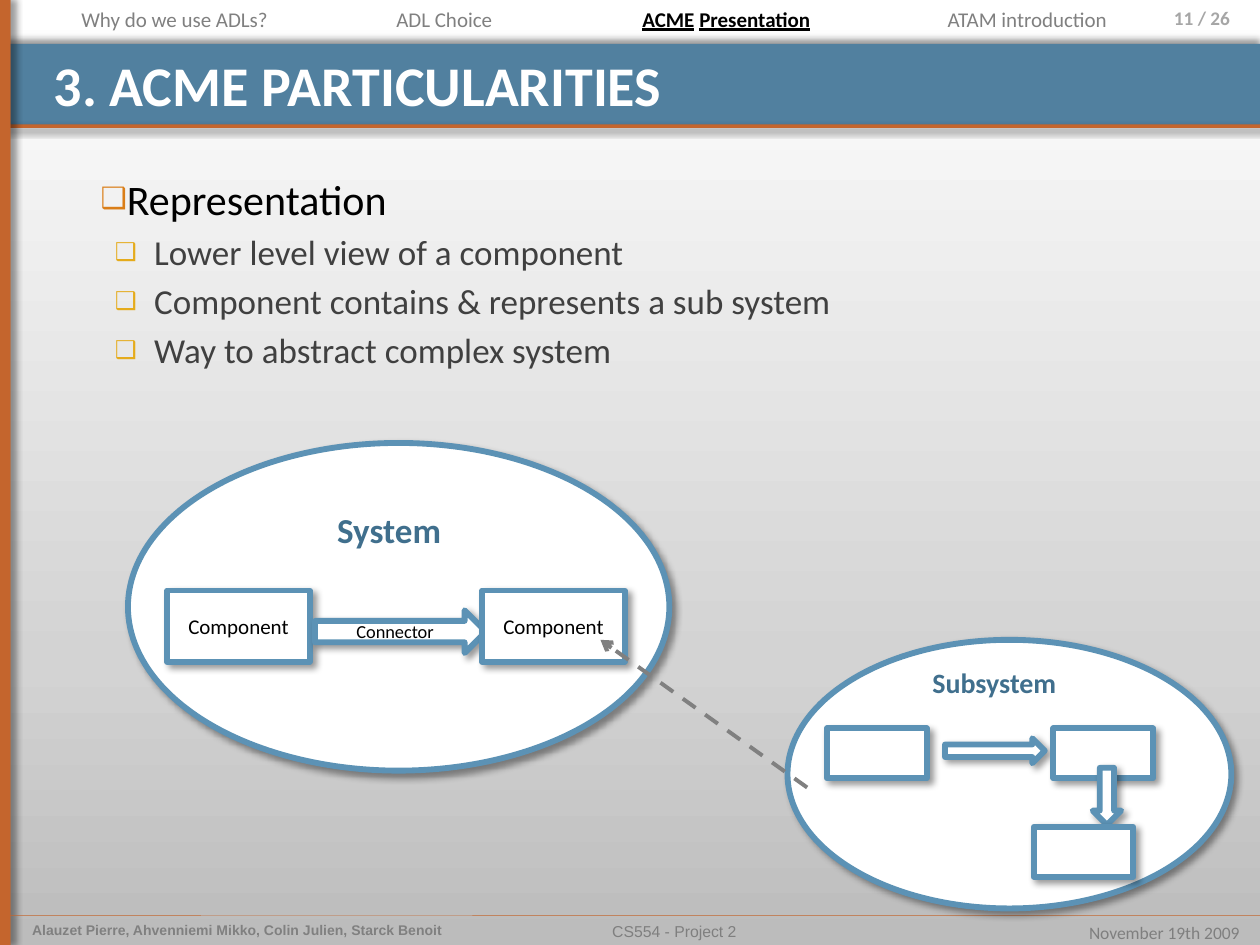
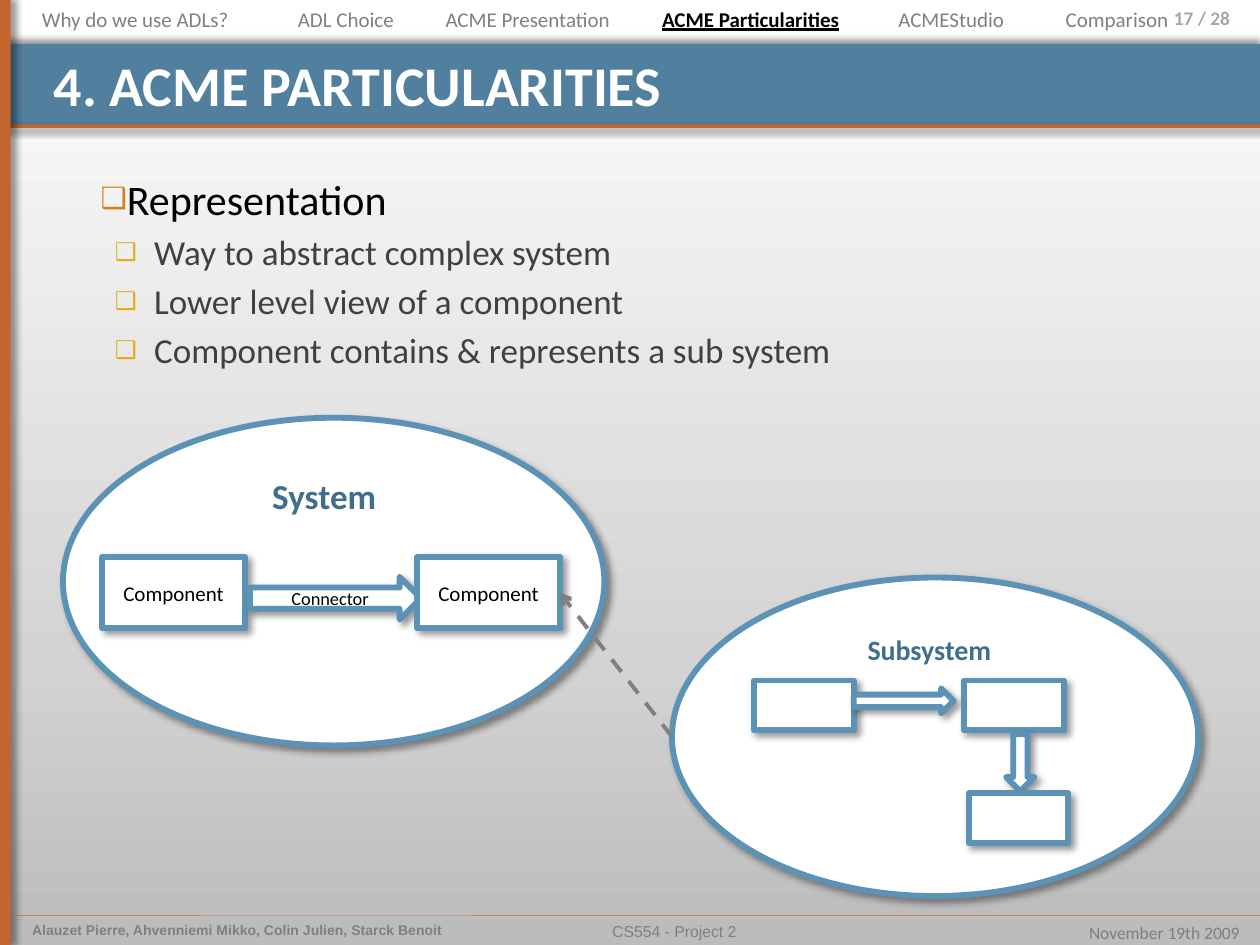
Before and after one commit to pierrealauzet/euroteam, a slide deck: slide 17 of Project 2/Part2/CS554_EuroTeam_Project2_OP5.pptx (slide 11 before the commit). Drawn at 1260x945 pixels with LibreOffice and Linux fonts; fonts in the diff are those of the drawing. Boxes give left, top, right and bottom in pixels: in the first picture for what was removed or moved away, otherwise in the second. Text is boxed around its words. In the diff, an @@ line names an element or a change of style, - is before the commit and + after.

```diff
--- a/Project 2/Part2/CS554_EuroTeam_Project2_OP5.pptx
+++ b/Project 2/Part2/CS554_EuroTeam_Project2_OP5.pptx
@@ text "Why do we use ADLs?": place and size @@
-text "Why do we use ADLs?" at <box>81,12,268,31</box>
+text "Why do we use ADLs?" at <box>42,12,229,31</box>
@@ text "ADL Choice": place and size @@
-text "ADL Choice" at <box>396,12,492,27</box>
+text "ADL Choice" at <box>298,12,393,27</box>
@@ text "ACME Presentation": place and size @@
-text "ACME Presentation" at <box>642,12,810,31</box>
+text "ACME Presentation" at <box>446,12,610,27</box>
@@ text "ACME Presentation" at <box>446,12,610,27</box>: text colour #000000 to #808080, bold off, underline off @@
@@ text added at <box>662,12,839,31</box>, 12 pt, text #000000, bold, underline @@
+ACME Particularities
@@ text added at <box>898,12,1004,27</box>, 12 pt, text #808080 @@
+ACMEStudio
@@ text removed at <box>948,12,1106,27</box> @@
-ATAM introduction
@@ text added at <box>1066,12,1168,31</box>, 12 pt, text #808080 @@
+Comparison
@@ page number at <box>1174,12,1229,25</box>: text changed @@
-11 / 26
+17 / 28
@@ title at <box>54,69,662,107</box>: text changed @@
-3. ACME PARTICULARITIES
+4. ACME PARTICULARITIES
@@ text at <box>154,240,611,271</box>: paragraph added @@
+  ❑ Way to abstract complex system
@@ text at <box>154,338,611,369</box>: paragraph removed @@
-  ❑ Way to abstract complex system
@@ ellipse: place and size @@
-ellipse at <box>129,444,670,771</box>
+ellipse at <box>63,418,605,746</box>
@@ text "System": place and size @@
-text "System" at <box>337,520,441,549</box>
+text "System" at <box>272,486,376,515</box>
@@ arrow moved from (808, 788) - (601, 640) to (672, 737) - (559, 592) @@
@@ ellipse: place and size @@
-ellipse at <box>788,640,1231,908</box>
+ellipse at <box>672,577,1198,896</box>
@@ rectangle: place and size @@
-rectangle at <box>827,728,926,779</box>
+rectangle at <box>753,680,853,731</box>
@@ right arrow: place and size @@
-right arrow at <box>945,738,1045,764</box>
+right arrow at <box>854,688,954,713</box>
@@ rectangle: place and size @@
-rectangle at <box>1053,728,1153,779</box>
+rectangle at <box>964,680,1063,731</box>
@@ right arrow: place and size @@
-right arrow at <box>1092,769,1121,825</box>
+right arrow at <box>1005,735,1034,791</box>
@@ 3 rectangles, 1 text, 1 right arrow: place and size @@
-3 rectangles, 1 text, 1 right arrow at <box>168,591,1133,877</box>
+3 rectangles, 1 text, 1 right arrow at <box>102,557,1068,844</box>
```
Also in this commit, not shown: 19 other slides changed, 8 slides added, 1 slide removed, 4 other files.
